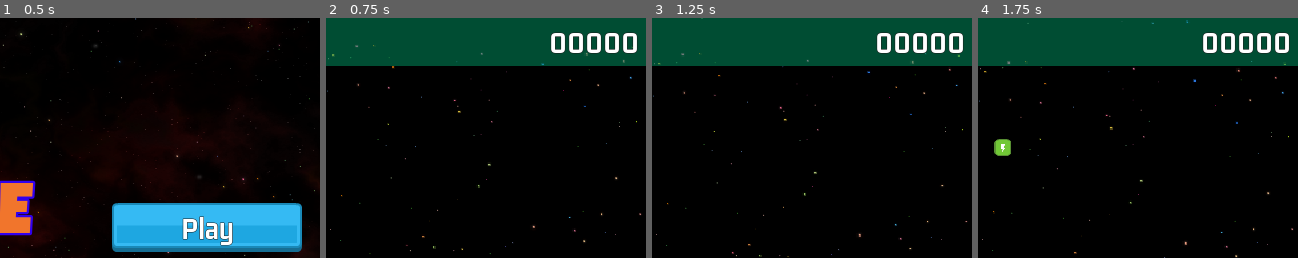
Above: before the commit, frames 1-4 (left to right).
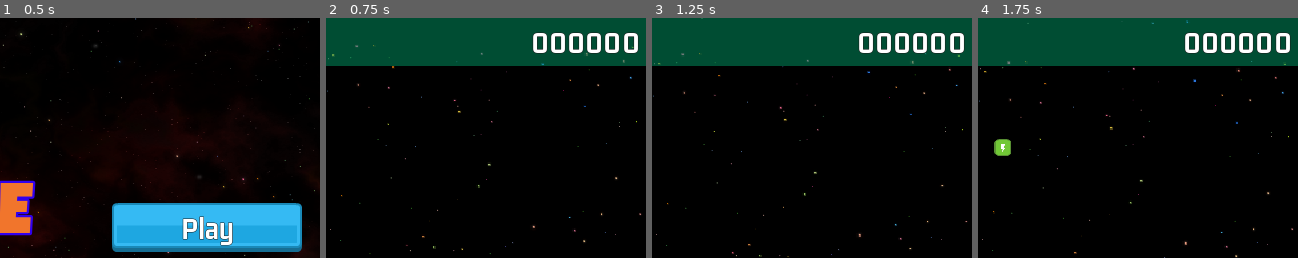
Above: after the commit, the same moments.

Repository: jaerrib/learning-godot
Game: Godot game, scene res://scenes/main/main.tscn
Two runs of this game, one before a commit and one after it. Both use one fixed random seed, a clock stepped at 60 frames per second and the inputs below.
Inputs:
- Up to frame 1 (0.5 s): no input
- Up to frame 2 (0.75 s): click "Play" at 0.5 s
- Up to frame 3 (1.25 s): no input
- Up to frame 4 (1.75 s): hold D (right) from 1.28 s (still down); tap M (maker) at 1.35 s
The pictures show only the part of the screen within x 49-99%, y 0-50%; the shares and areas given below are measured in that part.

Frame 1 is identical in both runs. In frame 2, 0.4% of the frame differs, in the area x 64-98%, y 5-15%; in frame 3, 0.4%; in frame 4, 0.4%.

Commit message:
Update scoring label on points scored

Diff:
--- a/space-ace/scenes/game_ui/game_ui.gd
+++ b/space-ace/scenes/game_ui/game_ui.gd
@@ -10,10 +10,15 @@
 func _ready() -> void:
 	SignalManager.on_player_hit.connect(on_player_hit)
 	SignalManager.on_player_health_bonus.connect(on_player_health_bonus)
+	SignalManager.on_score_updated.connect(on_score_updated)
 
 
 func on_player_hit(dmg: int) -> void:
 	health_bar.take_damage(dmg)
+
+
+func on_score_updated(v: int) -> void:
+	score_label.text = "%06d" % v
 
 
 func _on_health_bar_died() -> void:
